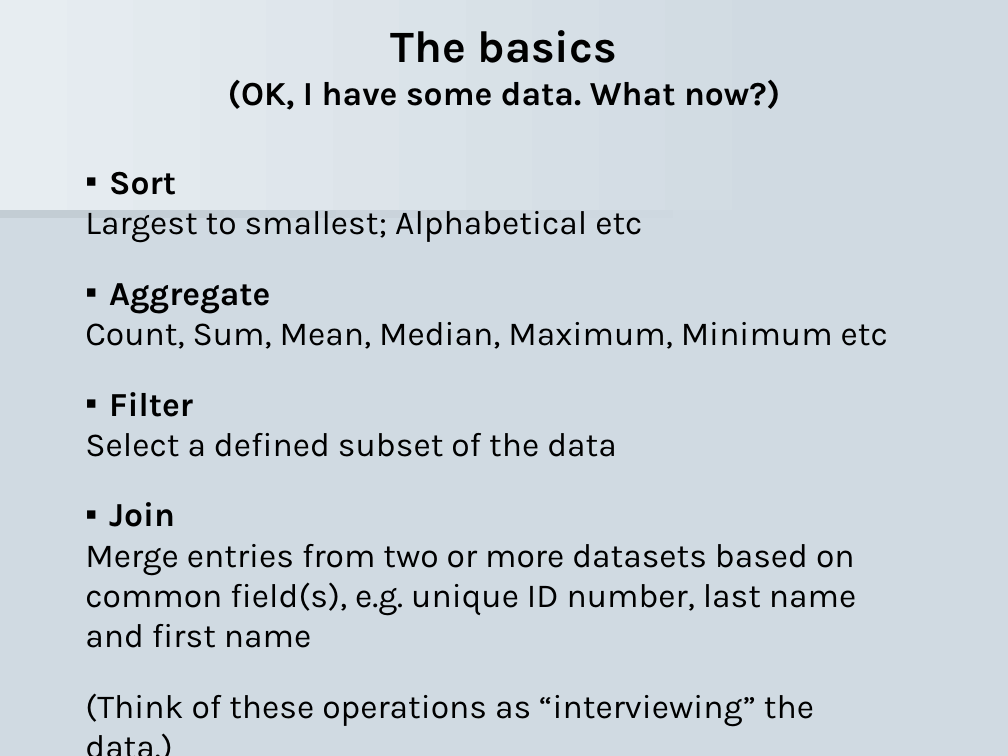
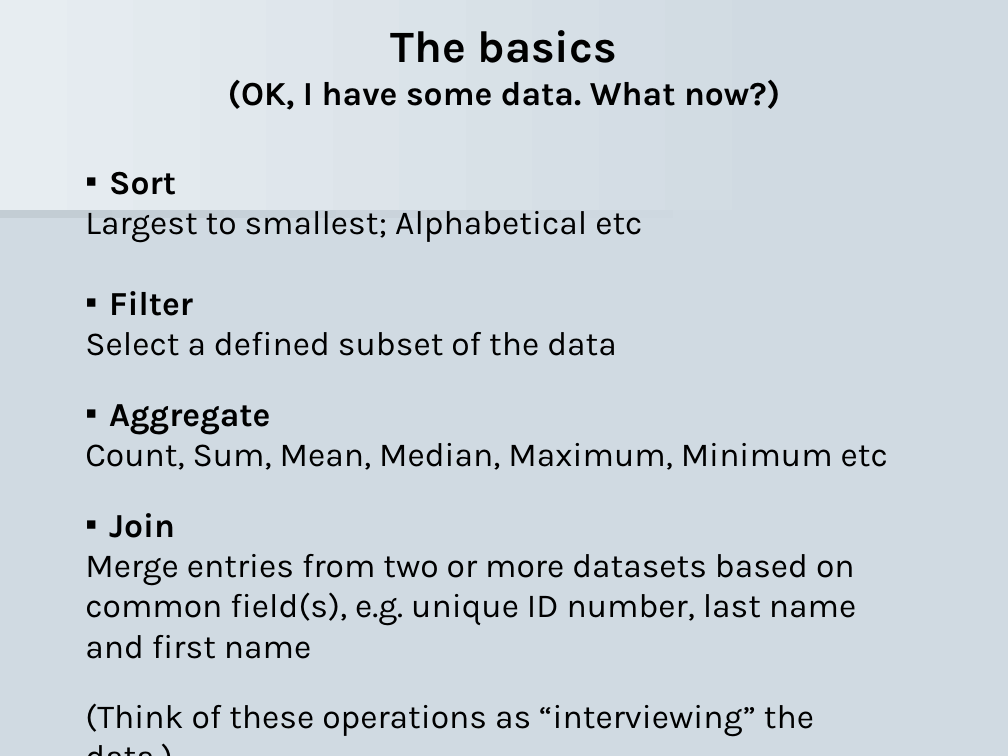
Before and after one commit to paldhous/ucb, a slide deck: slide 8 of 2015/dataviz/presentations/week1/class_1.ppt (slide 6 before the commit). Drawn at 1008x756 pixels with LibreOffice and Linux fonts; fonts in the diff are those of the drawing. Boxes give left, top, right and bottom in pixels: in the first picture for what was removed or moved away, otherwise in the second. Text is boxed around its words. In the diff, an @@ line names an element or a change of style, - is before the commit and + after.

```diff
--- a/2015/dataviz/presentations/week1/class_1.ppt
+++ b/2015/dataviz/presentations/week1/class_1.ppt
@@ text at <box>85,291,617,356</box>: paragraphs added @@
+▪ Filter
+Select a defined subset of the data
@@ text at <box>85,392,617,457</box>: paragraphs removed @@
-▪ Filter
-Select a defined subset of the data
```
Also in this commit, not shown: 2 other slides changed, 5 slides added, 23 other files.
